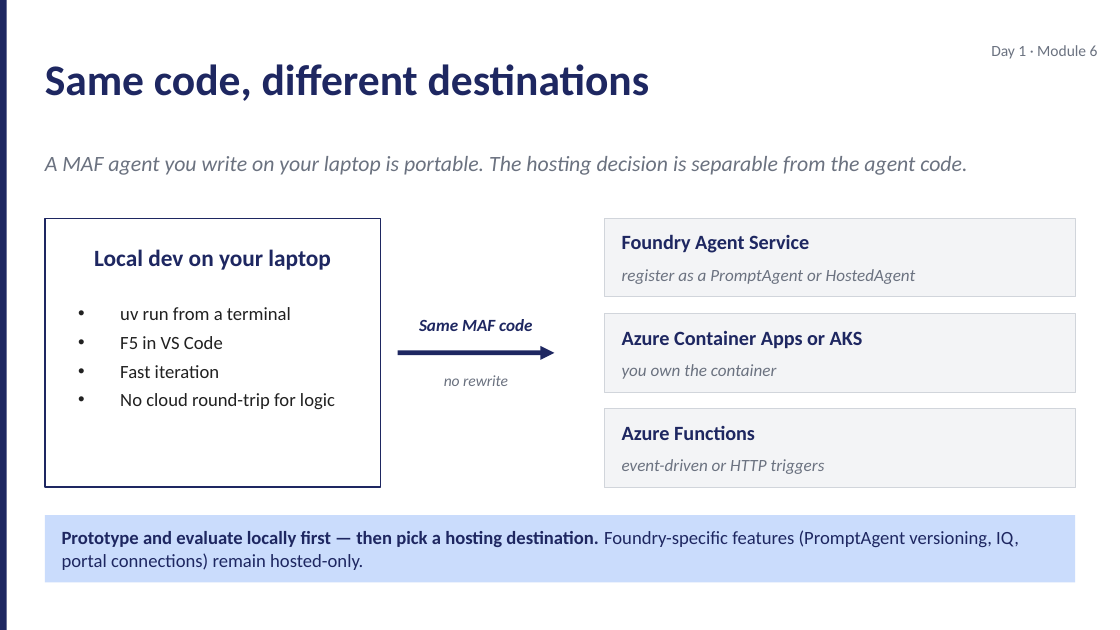
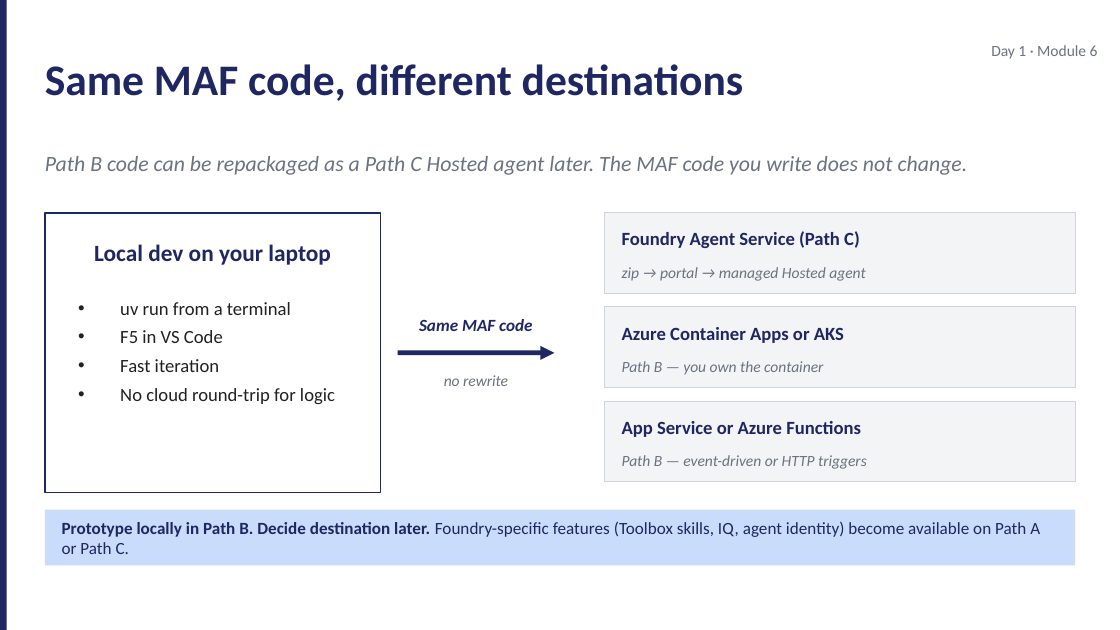
Before and after one commit to JimPiquant/Building-AI-Apps-and-Agents, a slide deck: slide 11 of decks/day1/module-6-hosting-styles.pptx (slide 10 before the commit). Drawn at 1120x630 pixels with LibreOffice and Linux fonts; fonts in the diff are those of the drawing. Boxes give left, top, right and bottom in pixels: in the first picture for what was removed or moved away, otherwise in the second. Text is boxed around its words. In the diff, an @@ line names an element or a change of style, - is before the commit and + after.

```diff
--- a/decks/day1/module-6-hosting-styles.pptx
+++ b/decks/day1/module-6-hosting-styles.pptx
@@ text at <box>45,64,744,101</box>: text changed @@
-Same code, different destinations
+Same MAF code, different destinations
@@ text at <box>45,156,968,175</box>: text changed @@
-A MAF agent you write on your laptop is portable. The hosting decision is separable from the agent code.
+Path B code can be repackaged as a Path C Hosted agent later. The MAF code you write does not change.
@@ rectangle: place and size @@
-rectangle at <box>45,218,381,487</box>
+rectangle at <box>45,213,381,493</box>
@@ text at <box>622,231,860,248</box>: text changed; size 13 to 12 pt @@
-Foundry Agent Service
+Foundry Agent Service (Path C)
@@ text at <box>622,267,865,281</box>: text changed; size 11 to 10 pt @@
-register as a PromptAgent or HostedAgent
+zip → portal → managed Hosted agent
@@ text "uv run from a terminal": place and size @@
-text "uv run from a terminal" at <box>120,307,335,409</box>
+text "uv run from a terminal" at <box>120,302,335,404</box>
@@ 2 rectangles, 1 text: place and size @@
-2 rectangles, 1 text at <box>94,218,1075,392</box>
+2 rectangles, 1 text at <box>94,213,1075,388</box>
@@ text "Azure Container Apps or AKS" at <box>622,327,844,343</box>: size 13 to 12 pt @@
@@ text at <box>622,361,823,375</box>: text changed; size 11 to 10 pt @@
-you own the container
+Path B — you own the container
@@ rectangle: place and size @@
-rectangle at <box>605,409,1075,487</box>
+rectangle at <box>605,401,1075,482</box>
@@ text at <box>622,421,861,437</box>: text changed; size 13 to 12 pt @@
-Azure Functions
+App Service or Azure Functions
@@ text at <box>622,455,867,469</box>: text changed; size 11 to 10 pt @@
-event-driven or HTTP triggers
+Path B — event-driven or HTTP triggers
@@ rectangle: place and size @@
-rectangle at <box>45,515,1075,582</box>
+rectangle at <box>45,510,1075,566</box>
@@ text at <box>62,521,1040,554</box>: text changed; size 12 to 11 pt @@
-Prototype and evaluate locally first — then pick a hosting destination. Foundry-specific features (PromptAgent versioning, IQ, portal connections) remain hosted-only.
+Prototype locally in Path B. Decide destination later. Foundry-specific features (Toolbox skills, IQ, agent identity) become available on Path A or Path C.
```
Also in this commit, not shown: 7 other slides changed, 5 slides added, 4 slides removed, 26 other files.
